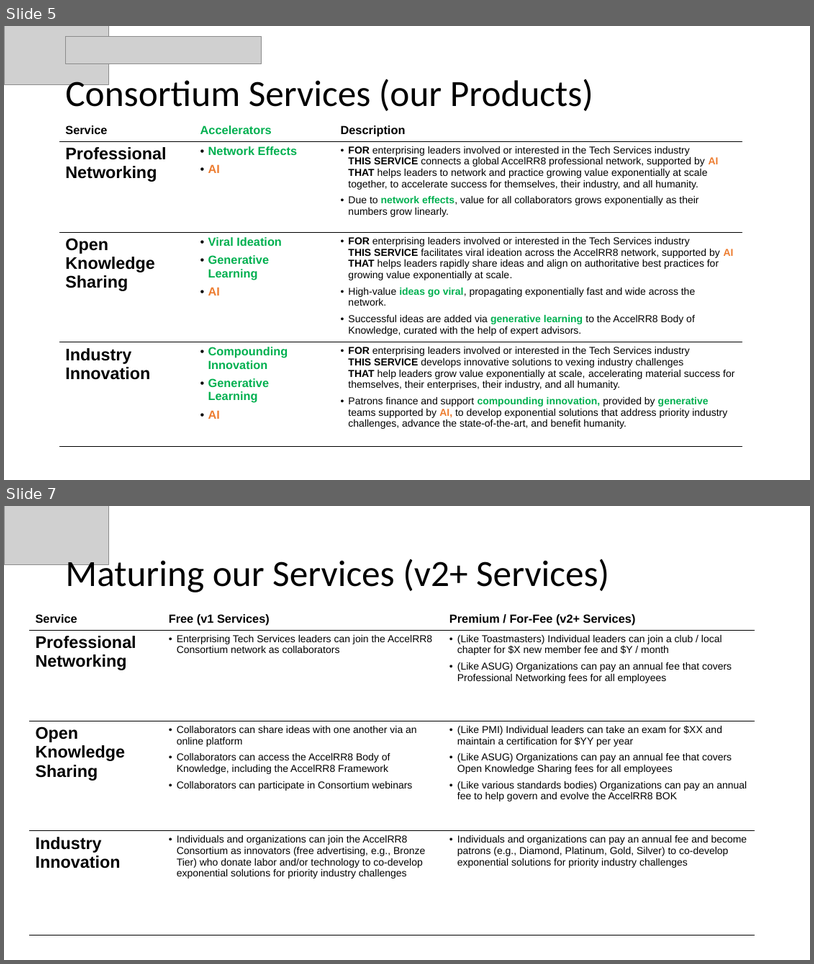
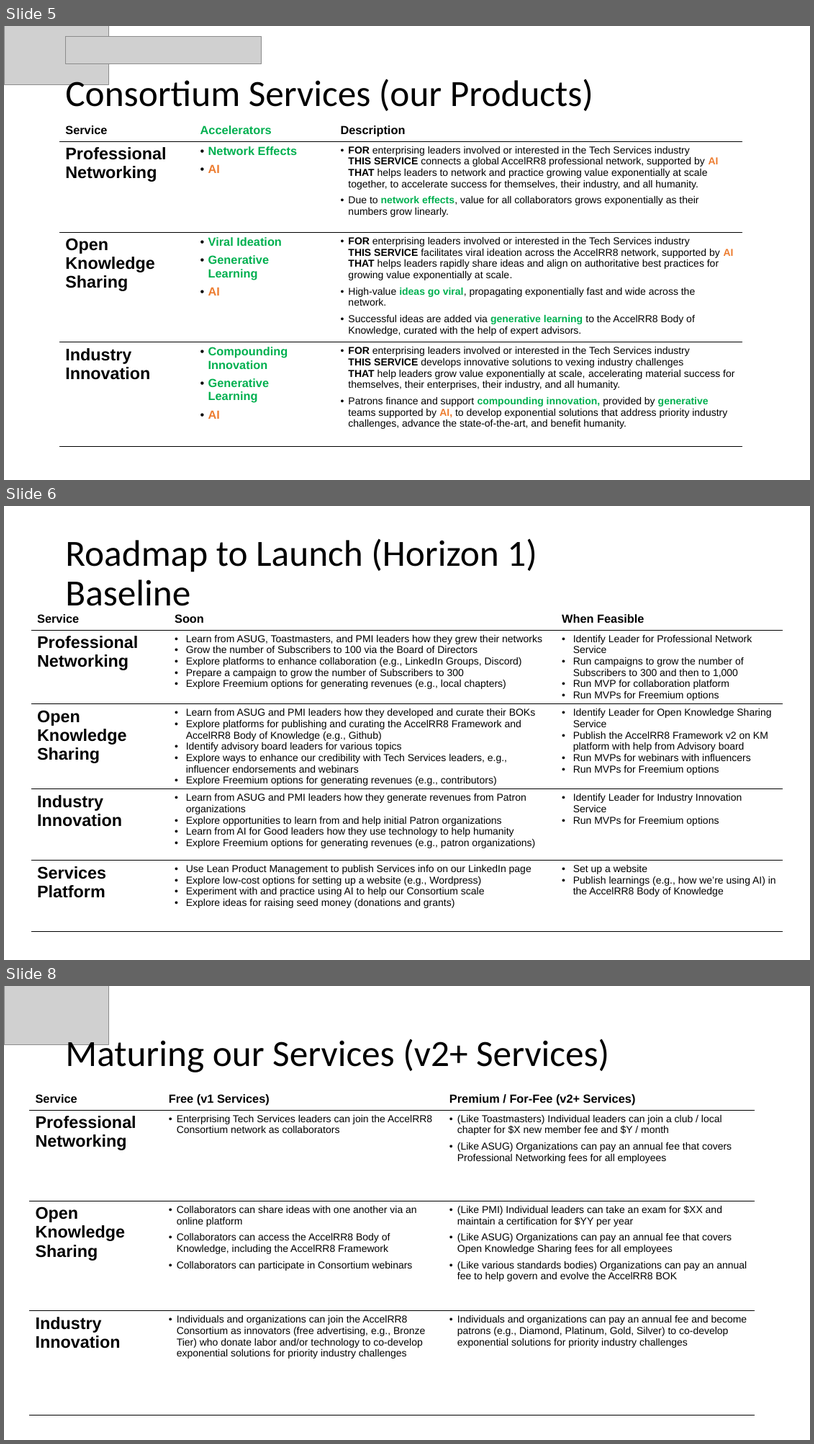
Before and after one commit to AccelRR8-Consortium-NonProfit/Management-Public, a slide deck: docs/2_Value_Creation/2a_Product/2a_Product_Management_Plan.pptx. Shown one above the other, each under a label of ours: slides 5 and 7 before the commit, slides 5, 6 and 8 after it; the slides between them are not shown. The pictures are 814x964 and 814x1444 pixels, drawn with LibreOffice and Linux fonts; fonts in the diff are those of the drawing; grey boxes stand for pictures; background and template pictures are left out. Boxes give left, top, right and bottom in pixels: in the first picture for what was removed or moved away, otherwise in the second. Text is boxed around its words. In the diff, an @@ line names an element or a change of style, - is before the commit and + after.

Commit message:
Updates to Product Documentation

```diff
--- a/docs/2_Value_Creation/2a_Product/2a_Product_Management_Plan.pptx
+++ b/docs/2_Value_Creation/2a_Product/2a_Product_Management_Plan.pptx
@@ slide 6 added at [4, 506, 810, 960], background #FFFFFF @@
@@ title added at [65, 538, 538, 615], 44 pt, text #000000 @@
+Roadmap to Launch (Horizon 1)
+Baseline
@@ table added at [31, 610, 783, 942], 5 rows, 3 columns @@
+Service | Soon | When Feasible
+Professional Networking | Learn from ASUG, Toastmasters, and PMI leaders how they grew their networks / Grow the number of Subscribers to 100 via the Board of Directors / Explore platforms to enhance collaboration (e.g., LinkedIn Groups, Discord) / Prepare a campaign to grow the number of Subscribers to 300 / Explore Freemium options for generating revenues (e.g., local chapters) | Identify Leader for Professional Network Service / Run campaigns to grow the number of Subscribers to 300 and then to 1,000 / Run MVP for collaboration platform / Run MVPs for Freemium options
+Open Knowledge Sharing | Learn from ASUG and PMI leaders how they developed and curate their BOKs / Explore platforms for publishing and curating the AccelRR8 Framework and AccelRR8 Body of Knowledge (e.g., Github) / Identify advisory board leaders for various topics / Explore ways to enhance our credibility with Tech Services leaders, e.g., influencer endorsements and webinars / Explore Freemium options for generating revenues (e.g., contributors) | Identify Leader for Open Knowledge Sharing Service / Publish the AccelRR8 Framework v2 on KM platform with help from Advisory board / Run MVPs for webinars with influencers / Run MVPs for Freemium options
+Industry / Innovation | Learn from ASUG and PMI leaders how they generate revenues from Patron organizations / Explore opportunities to learn from and help initial Patron organizations / Learn from AI for Good leaders how they use technology to help humanity / Explore Freemium options for generating revenues (e.g., patron organizations) | Identify Leader for Industry Innovation Service / Run MVPs for Freemium options
+Services Platform | Use Lean Product Management to publish Services info on our LinkedIn page / Explore low-cost options for setting up a website (e.g., Wordpress) / Experiment with and practice using AI to help our Consortium scale / Explore ideas for raising seed money (donations and grants) | Set up a website / Publish learnings (e.g., how we’re using AI) in the AccelRR8 Body of Knowledge
@@ what was slide 7 is now slide 8 @@
```
Also in this commit, not shown: 1 slide changed, 11 other files.
